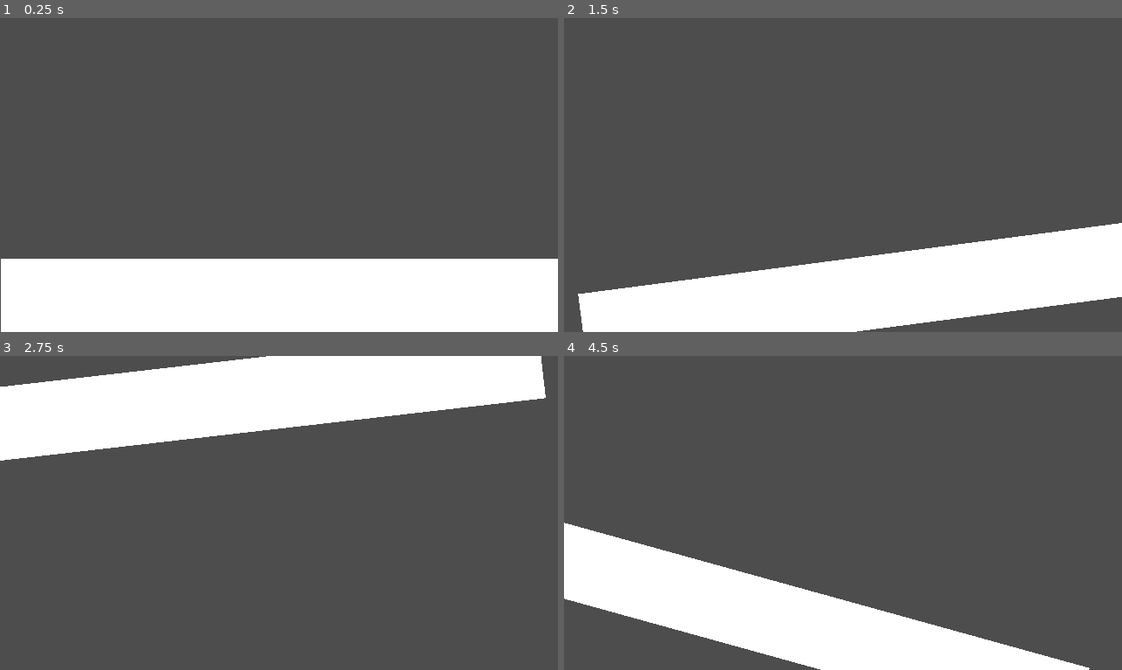
Above: before the commit, frames 1-4 (two rows, left to right).
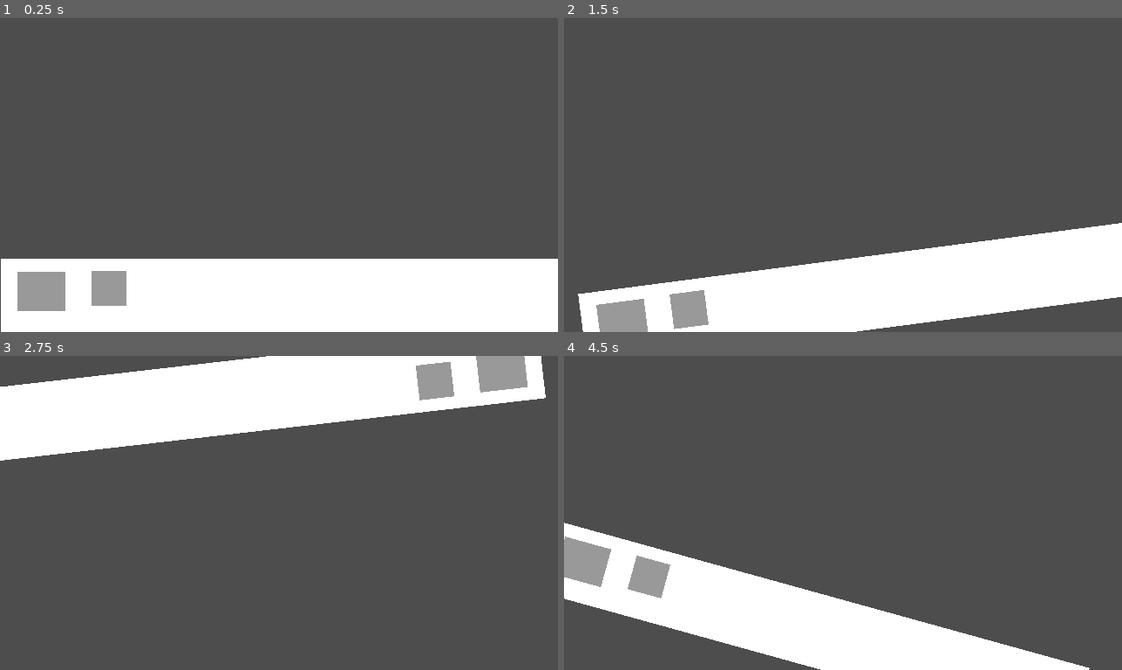
Above: after the commit, the same moments.

Repository: Hyper-Burner/GMTK-Game-Jam-2024
Game: Godot game, scene res://main.tscn
Same seed, same stepped clock (60 frames per second), same inputs: the game is played once before the commit and once after it.
Inputs (mouse positions are in pixels of both pictures, inside the frame that each line leads up to):
- Up to frame 1 (0.25 s): no input
- Up to frame 2 (1.5 s): click (603, 291) at 0.52 s; tap Enter at 1.25 s; move the mouse to (965, 159) at 1.27 s; hold D (right) from 1.28 s (still down); click (965, 159) at 1.42 s
- Up to frame 3 (2.75 s): tap Space at 2 s; move the mouse to (167, 528) at 2.02 s; release D (right) at 2.03 s; hold S (down) from 2.03 s (still down)
- Up to frame 4 (4.5 s): tap Enter at 2.75, 4.25 s; move the mouse to (898, 443) at 2.77 s; release S (down) at 2.78 s; hold D (right) 2.78-3.53 s; tap Space at 3.5 s; move the mouse to (815, 575) at 3.52 s; hold W (up) 3.53-4.28 s; click (815, 575) at 3.67 s; move the mouse to (1010, 560) at 4.27 s; hold A (left) from 4.28 s (still down)

The runs differ from the first frame. In frame 1, 1.8% of the frame differs, in the area x 3-23%, y 80-94%; in frame 2, 1.5%; in frame 3, 1.6%; in frame 4, 1.7%.

Commit message:
figured out boxes
figued how to change from rounded boxes to sharp

Diff:
--- a/main.tscn
+++ b/main.tscn
@@ -1,9 +1,15 @@
-[gd_scene load_steps=4 format=3 uid="uid://c6aadg2b6nnrx"]
+[gd_scene load_steps=6 format=3 uid="uid://c6aadg2b6nnrx"]
 
 [ext_resource type="PackedScene" uid="uid://msibxbi6xaqy" path="res://player.tscn" id="1_l3dcw"]
 
+[sub_resource type="StyleBoxFlat" id="StyleBoxFlat_81i1s"]
+
+[sub_resource type="StyleBoxFlat" id="StyleBoxFlat_ouf8y"]
+
 [sub_resource type="Theme" id="Theme_k5fio"]
+Button/styles/normal = SubResource("StyleBoxFlat_81i1s")
 Label/fonts/font = null
+Panel/styles/panel = SubResource("StyleBoxFlat_ouf8y")
 
 [sub_resource type="CanvasTexture" id="CanvasTexture_gu4ad"]
 
@@ -28,4 +34,17 @@
 offset_bottom = 359.0
 texture = SubResource("CanvasTexture_gu4ad")
 
+[node name="Button" type="Button" parent="CharacterBody2D/Ui/TextureRect"]
+offset_left = 19.0
+offset_top = 15.0
+offset_right = 74.0
+offset_bottom = 60.0
+
+[node name="Panel" type="Panel" parent="CharacterBody2D/Ui/TextureRect/Button"]
+layout_mode = 0
+offset_left = 85.0
+offset_top = -1.0
+offset_right = 125.0
+offset_bottom = 39.0
+
 [node name="TileMapLayer" type="TileMapLayer" parent="."]
